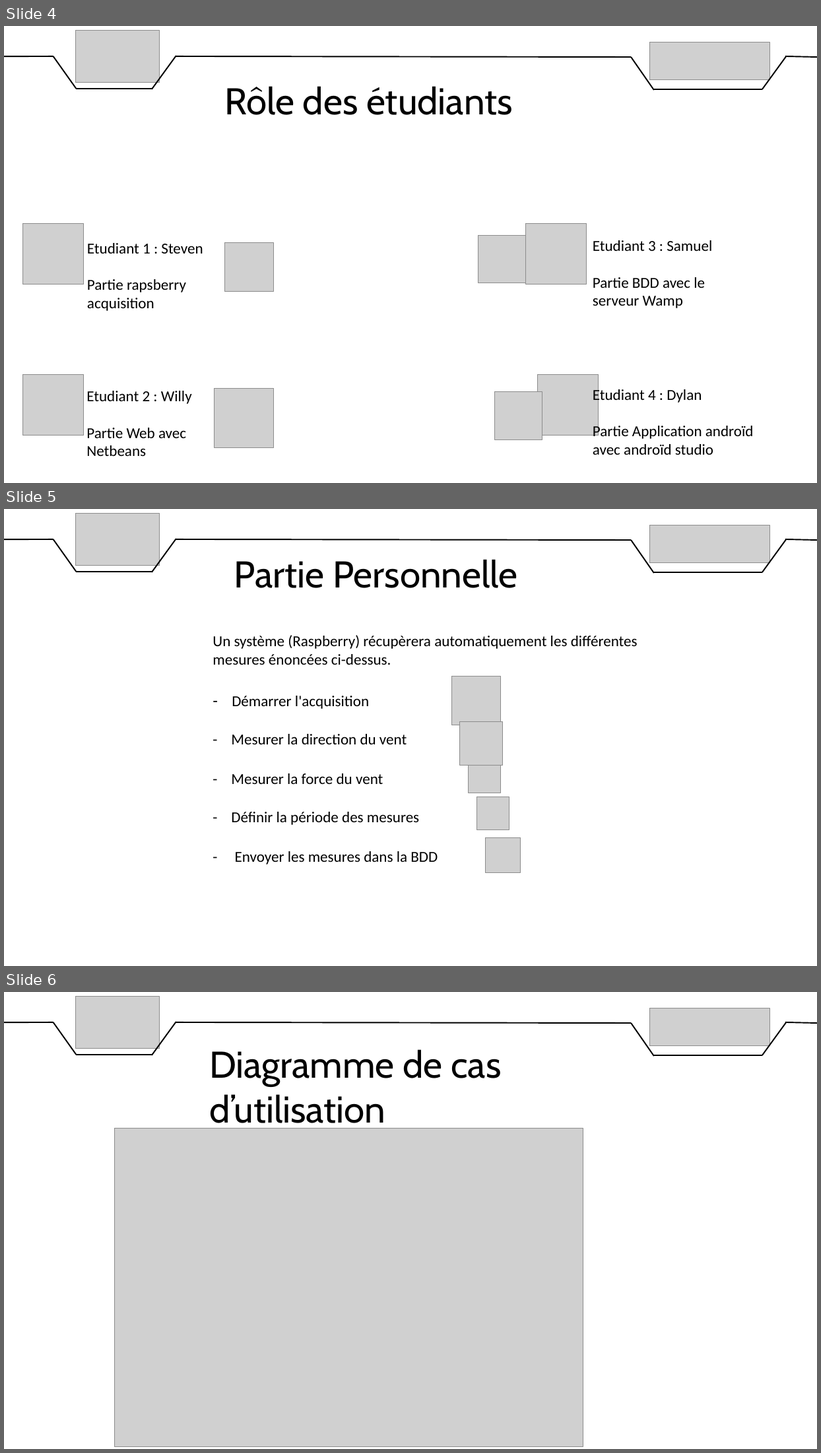
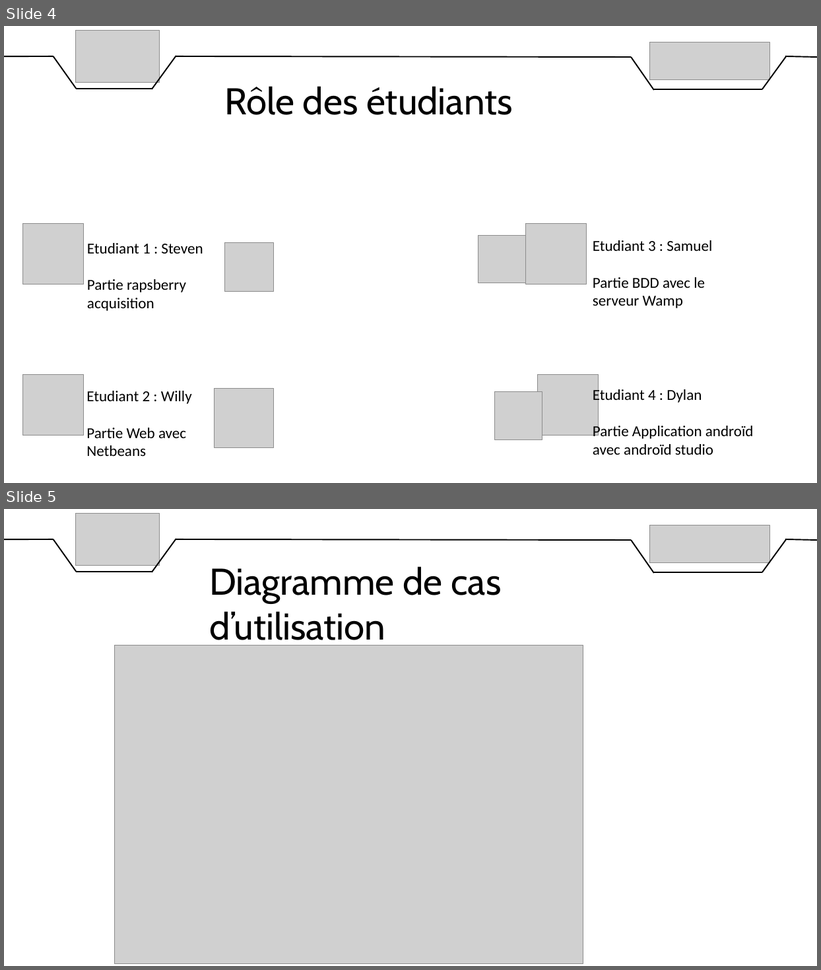
Before and after one commit to DylanChe/SupervisionSerre, a slide deck: oral_projet/revue_2/diaporama_revue_2_steven.pptx. Shown one above the other, each under a label of ours: slides 4, 5 and 6 before the commit, slides 4 and 5 after it. The pictures are 821x1453 and 821x970 pixels, drawn with LibreOffice and Linux fonts; fonts in the diff are those of the drawing; grey boxes stand for pictures. Boxes give left, top, right and bottom in pixels: in the first picture for what was removed or moved away, otherwise in the second. Text is boxed around its words. In the diff, an @@ line names an element or a change of style, - is before the commit and + after.

```diff
--- a/oral_projet/revue_2/diaporama_revue_2_steven.pptx
+++ b/oral_projet/revue_2/diaporama_revue_2_steven.pptx
@@ slide 5 removed at box(4, 509, 817, 966), background #FFFFFF @@
@@ picture removed at box(75, 513, 160, 565) @@
@@ picture removed at box(650, 525, 770, 562) @@
@@ line removed from (4, 539) to (54, 539) @@
@@ line removed from (54, 539) to (76, 572) @@
@@ line removed from (176, 539) to (152, 572) @@
@@ line removed from (176, 539) to (631, 540) @@
@@ line removed from (631, 540) to (654, 573) @@
@@ line removed from (787, 539) to (762, 572) @@
@@ line removed from (785, 539) to (817, 540) @@
@@ text removed at box(234, 559, 517, 588) @@
-Partie Personnelle
@@ line removed from (76, 572) to (153, 572) @@
@@ line removed from (654, 572) to (762, 572) @@
@@ text removed at box(213, 635, 638, 665) @@
-Un système (Raspberry) récupèrera automatiquement les différentes mesures énoncées ci-dessus.
@@ picture removed at box(452, 677, 501, 725) @@
@@ text removed at box(232, 696, 369, 709) @@
-– Démarrer l'acquisition
@@ picture removed at box(459, 722, 503, 765) @@
@@ text removed at box(231, 734, 407, 745) @@
-- Mesurer la direction du vent
@@ picture removed at box(468, 761, 500, 793) @@
@@ text removed at box(231, 774, 383, 784) @@
-- Mesurer la force du vent
@@ picture removed at box(477, 797, 509, 830) @@
@@ text removed at box(231, 812, 419, 825) @@
-- Définir la période des mesures
@@ picture removed at box(485, 838, 521, 873) @@
@@ text removed at box(235, 852, 438, 865) @@
-- Envoyer les mesures dans la BDD
@@ what was slide 6 is now slide 5 @@
```
Also in this commit, not shown: 1 slide changed.
